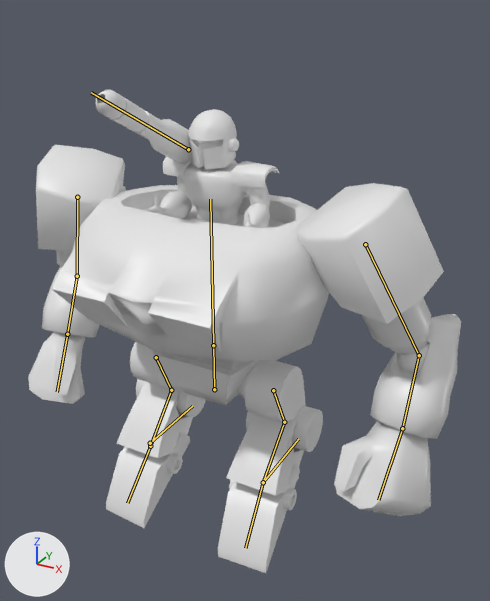
Before and after pictures for a commit that changed the FBX model Assets/_Mallas/Enemigos/vile.fbx.
The view is the same before and after, from a 50 mm camera at (1.87, -2.84, 2.72) aimed at (0.16, 0.25, 1.17). Arrows for +X, +Y and +Z are at lower left; the lights stay in place. The older version comes first. Both versions are drawn at frame 1 of the action 'VileArm|vile_salto'; the numbers are the values there. The bones that change, and the others that lie on the model, are drawn over the model as lines.

Objects in the first picture: 'Brazo', 'Vile'.
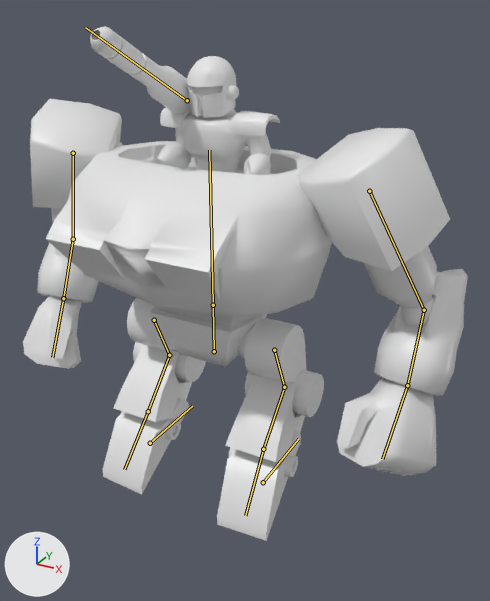
The change, as JSON lines over the scene's bpy script:
```json
{"block": "bone_pelvis", "where": "bone_pelvis = bpy.data.objects['VileArm'].pose.bones['pelvis']  # child of 'raiz'"}
{"op": "set", "path": "bone_pelvis.location", "old": "(0.0, -0.022, 0.0)", "new": "(0.0, 0.236, 0.0)"}
{"block": "bone_pierna_l", "where": "bone_pierna_l = bpy.data.objects['VileArm'].pose.bones['pierna.l']  # child of 'torso'"}
{"op": "set", "path": "bone_pierna_l.rotation_quaternion", "old": "(1.0, 0.001, 0.0, -0.025)", "new": "(1.0, 0.0, 0.0, 0.0)", "note": "degrees (0, 0, -3) -> degrees (0, 0, 0)"}
{"block": "bone_pantorrilla_l", "where": "bone_pantorrilla_l = bpy.data.objects['VileArm'].pose.bones['pantorrilla.l']  # child of 'pierna.l'"}
{"op": "set", "path": "bone_pantorrilla_l.rotation_quaternion", "old": "(0.999, -0.004, 0.0, 0.053)", "new": "(1.0, 0.0, 0.0, 0.0)", "note": "degrees (-1, 0, 6) -> degrees (0, 0, 0)"}
{"block": "bone_pie_l", "where": "bone_pie_l = bpy.data.objects['VileArm'].pose.bones['pie.l']  # child of 'pantorrilla.l'"}
{"op": "set", "path": "bone_pie_l.rotation_quaternion", "old": "(0.944, 0.002, 0.001, -0.33)", "new": "(0.953, 0.0, 0.0, -0.303)", "note": "degrees (0, 0, -39) -> degrees (0, 0, -35)"}
```

Location of each change, (x1, y1, x2, y2) in pixels of the pictures (490 x 601 px):
```json
{"object": "Vile", "change": "posed", "before": [28, 89, 444, 573], "after": [23, 26, 450, 541], "on screen": "6% taller"}
{"object": "Brazo", "change": "posed", "before": [334, 298, 461, 516], "after": [337, 246, 468, 476]}
{"bone": "pelvis", "before": "(214, 389) to (213, 345)", "after": "(214, 351) to (213, 305)"}
{"bone": "pierna.l", "before": "(273, 390) to (284, 422)", "after": "(274, 350) to (284, 387)"}
{"bone": "pantorrilla.l", "before": "(284, 422) to (263, 482)", "after": "(284, 387) to (263, 449)"}
{"bone": "pie.l", "before": "(263, 482) to (245, 548)", "after": "(263, 449) to (245, 515)"}
```
